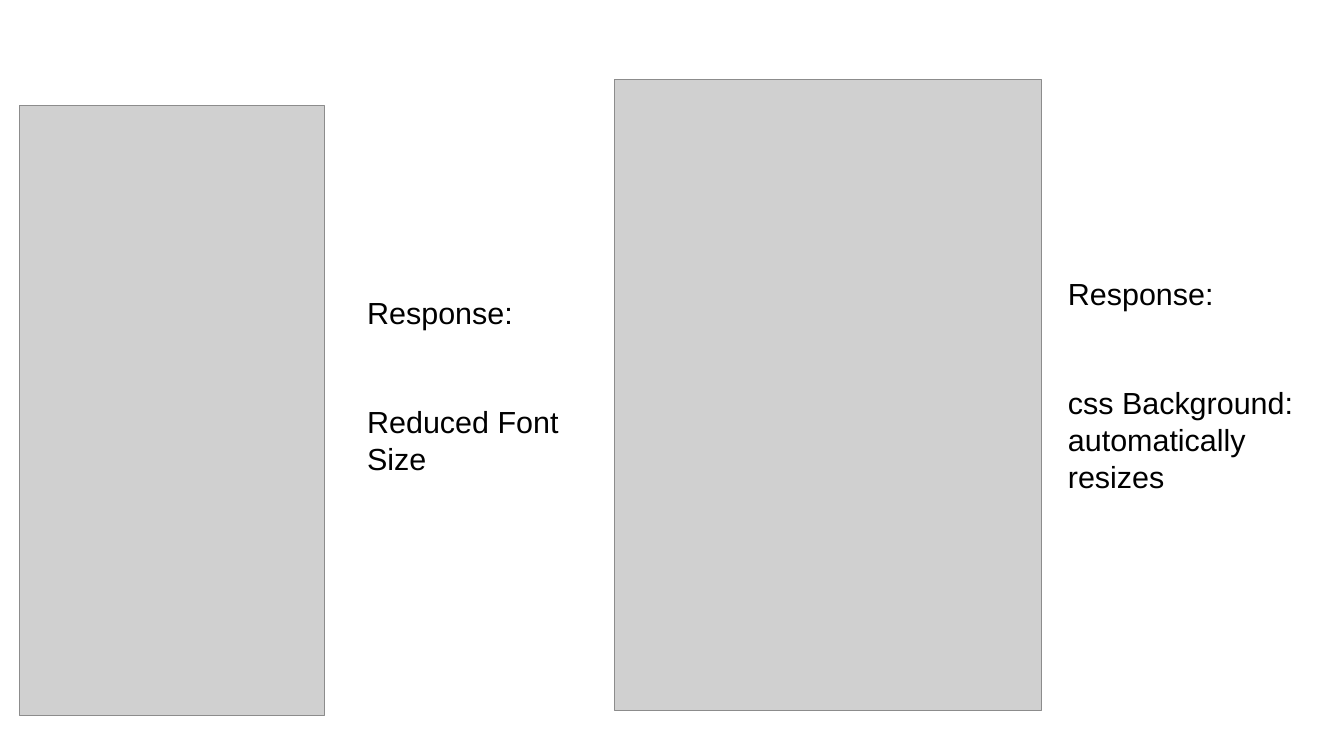
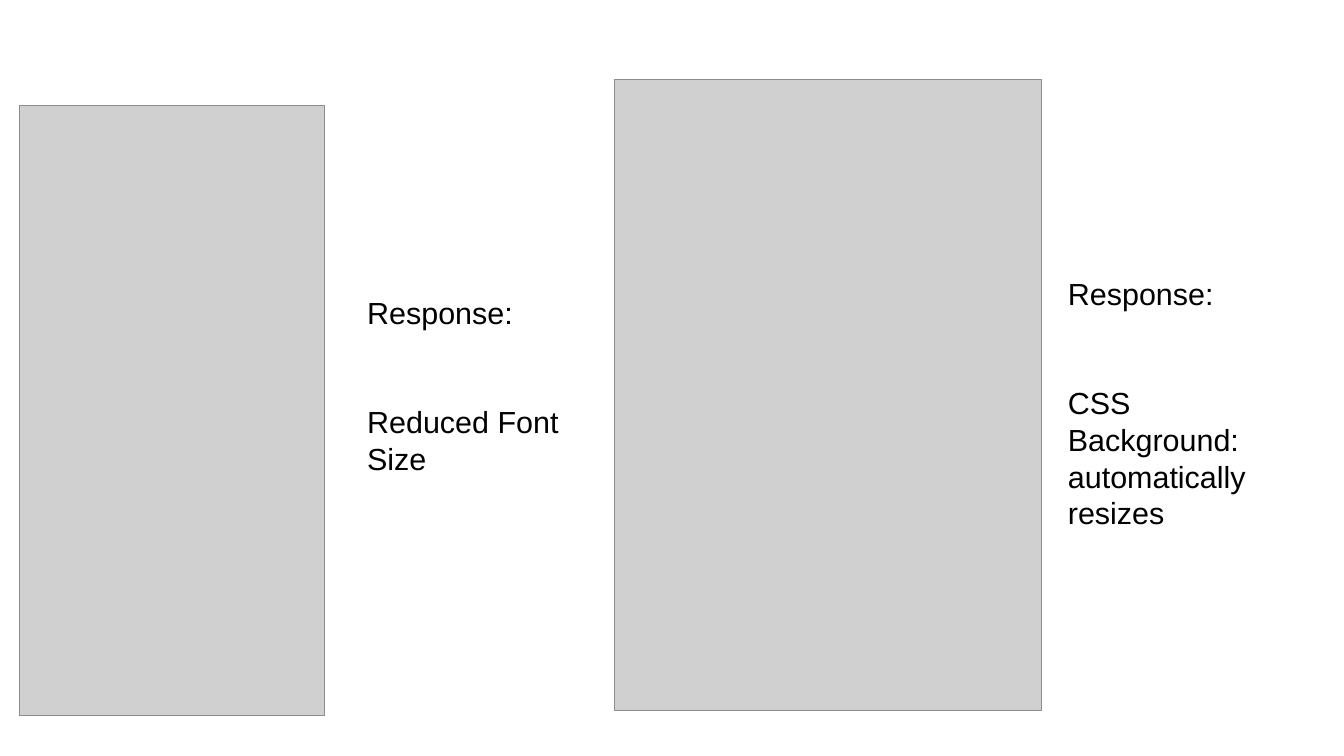
Before and after one commit to emm-jay-ahh/portfolio_t1a2, a slide deck: slide 12 of presentation/emm_jay.pptx. Drawn at 1344x756 pixels with LibreOffice and Linux fonts; fonts in the diff are those of the drawing; grey boxes stand for pictures; background and template pictures are left out. Boxes give left, top, right and bottom in pixels: in the first picture for what was removed or moved away, otherwise in the second. Text is boxed around its words. In the diff, an @@ line names an element or a change of style, - is before the commit and + after.

```diff
--- a/presentation/emm_jay.pptx
+++ b/presentation/emm_jay.pptx
@@ text at <box>1068,392,1246,525</box>: text changed @@
-css Background: automatically resizes
+CSS Background: automatically resizes
```
Also in this commit, not shown: 8 other slides changed, 7 other files.
